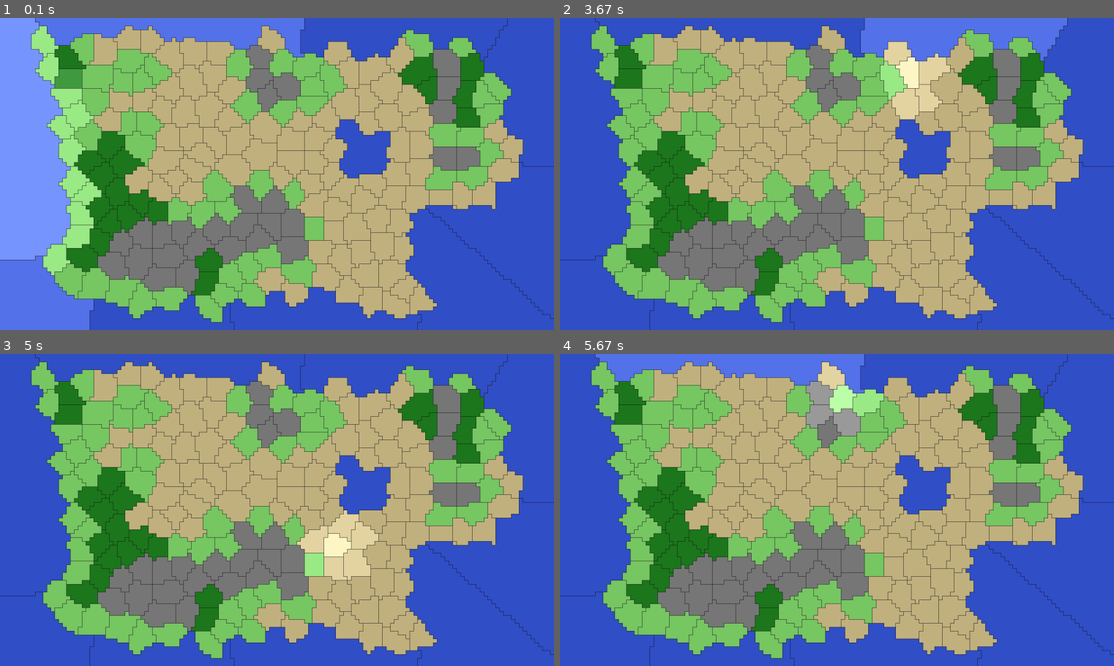
Above: before the commit, frames 1-4 (two rows, left to right).
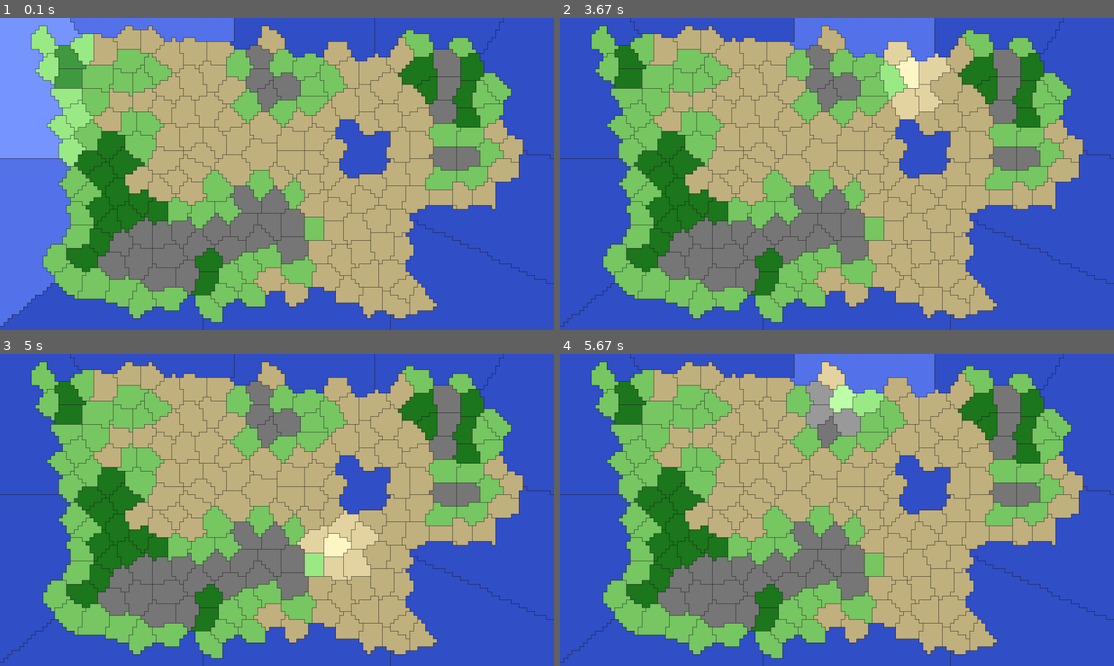
Above: after the commit, the same moments.

Repository: capdevillex/proj_info
Game: pygame game, started from legacy/main.py
Two runs of this game, one before a commit and one after it. Both use one fixed random seed, a clock stepped at 60 frames per second and the inputs below.
Inputs (mouse positions are in pixels of both pictures, inside the frame that each line leads up to):
- Up to frame 1 (0.1 s): no input
- Up to frame 2 (3.67 s): hold D 0.33-0.8 s; move the mouse to (814, 186) at 0.37 s; hold D 0.83-1.3 s; move the mouse to (1014, 164) at 0.87 s; hold S 1.33-1.8 s; move the mouse to (842, 192) at 1.37 s; hold D 1.83-2.47 s; move the mouse to (704, 177) at 1.87 s; hold S 2.5-2.97 s; move the mouse to (892, 242) at 2.53 s; hold D 3-3.47 s; move the mouse to (665, 245) at 3.03 s; hold D from 3.5 s (still down); move the mouse to (920, 64) at 3.53 s
- Up to frame 3 (5 s): release D at 3.97 s; hold S 4-4.47 s; move the mouse to (481, 619) at 4.03 s; hold D from 4.5 s (still down); move the mouse to (343, 538) at 4.53 s
- Up to frame 4 (5.67 s): release D at 5.13 s; hold S 5.17-5.63 s; move the mouse to (848, 403) at 5.2 s

The runs differ from the first frame. In frame 1, 9.0% of the frame differs, in the area x 0-100%, y 0-100%; in frame 2, 3.3%; in frame 3, 0.5%; in frame 4, 3.9%.

Commit message:
fix : some where not properly linked to a tile, ensure that it's no longer the case

Diff:
--- a/world/map.py
+++ b/world/map.py
@@ -1021,6 +1021,23 @@
                     count += 1
         return count
 
+    def _rebuild_tiles_from_grid(self):
+        self.tiles.clear()
+
+        cells_by_id = defaultdict(list)
+
+        for y in range(self.height):
+            for x in range(self.width):
+                tid = self.grid[y][x]
+                if tid is not None:
+                    cells_by_id[tid].append((x, y))
+
+        for tid, cells in cells_by_id.items():
+            tile = Tile(tid, cells)
+            biome = Counter(self.biomes[y][x] for x, y in cells).most_common(1)[0][0]
+            tile.biome = biome
+            self.tiles[tid] = tile
+
     def _merge_water_tiles(self, target_size: int = 12):
         """
         Fusionne les tuiles d'eau proches en super-tuiles plus grandes pour améliorer la jouabilité.
@@ -1063,6 +1080,7 @@
 
         self._log("[Fusion F] Reconstruction des tuiles")
         self._reconstruct_tiles(water_groups, land_tiles)
+        self._rebuild_tiles_from_grid()
 
         self._log(f"[Fusion] Terminé - {len(self.tiles)} tuiles au total")
 
@@ -1137,7 +1155,7 @@
         # Rayon de base pour la densité cible
         r_base = math.sqrt(
             len(water_cells_set)
-            / (max(1, len(water_cells_set) / (self.avg_cells_per_tile * target_size)))
+            / (max(1, len(water_cells_set) / (self.avg_cells_per_tile * target_size * 1.2)))
         )
 
         # Paramètres de densité : 1.5x plus dense à la côte
@@ -1152,8 +1170,8 @@
 
         def get_local_r(pos):
             d = distance_map.get(pos, 0)
-            # Interpolation douce du rayon : sature à 50 pixels de la côte
-            t = min(d / 50.0, 1.0)
+            # Interpolation douce du rayon : sature à self.avg_cells_per_tile pixels de la côte
+            t = min(d / self.avg_cells_per_tile, 1.0)
             return r_min + (r_max - r_min) * t
 
         water_candidates = list(water_cells_set)
